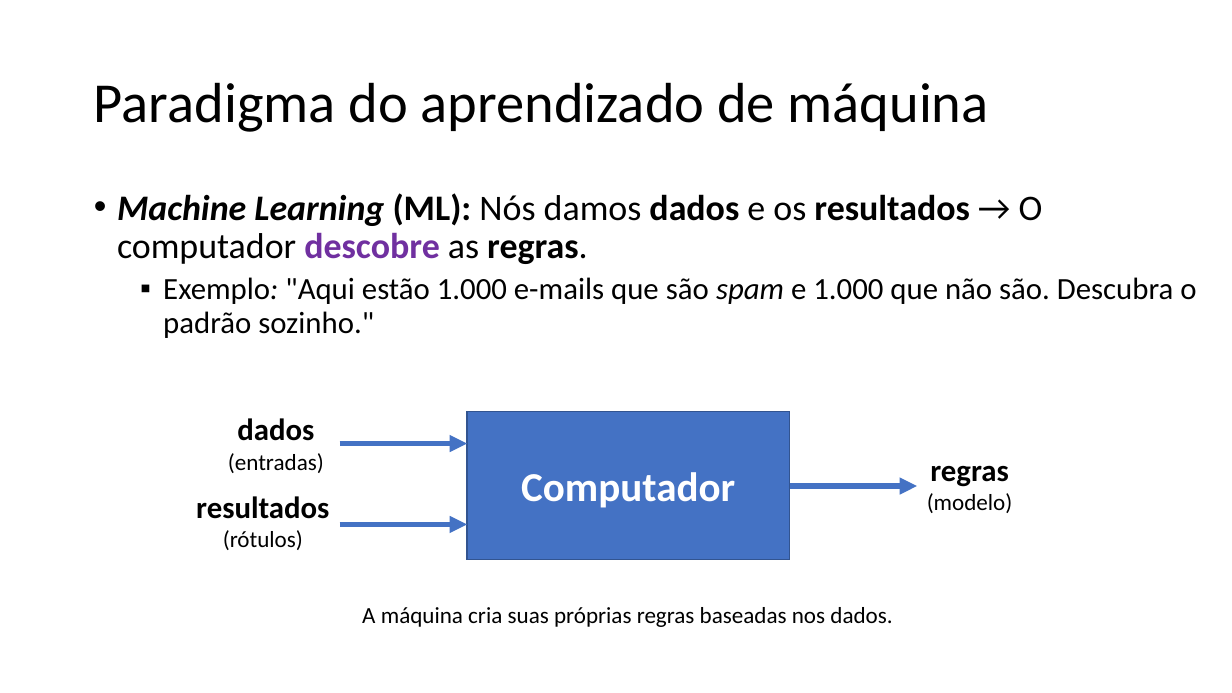
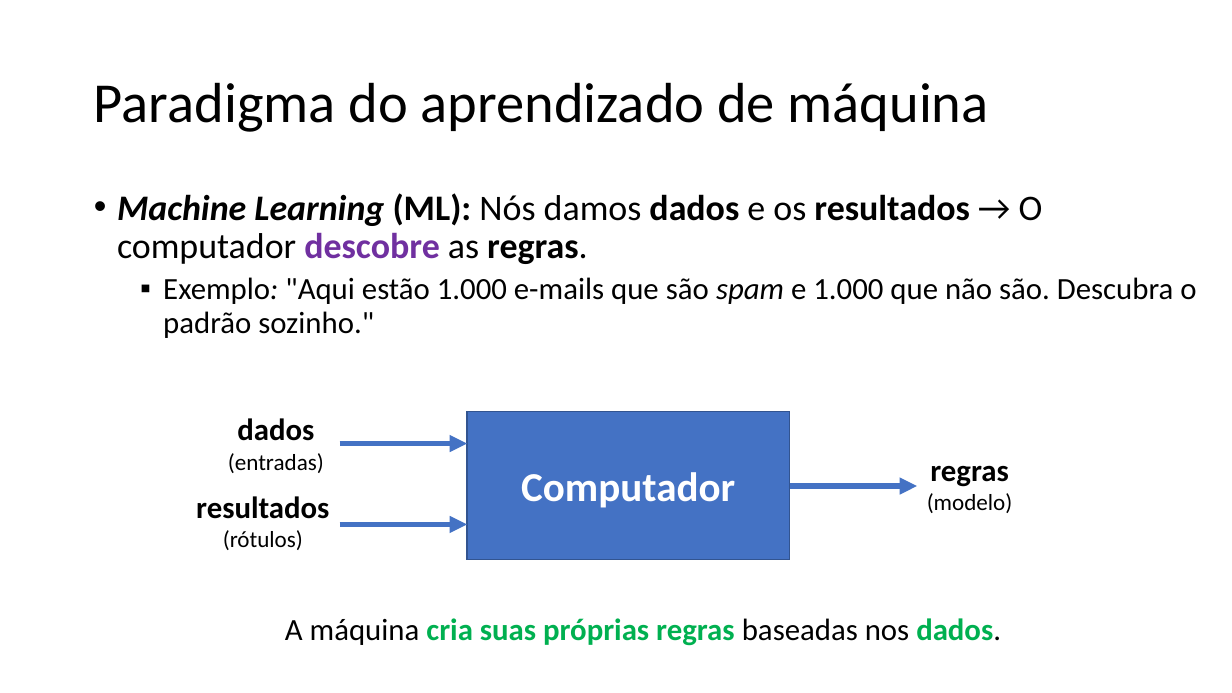
Before and after one commit to zz4fap/c24_inteligencia_artificial, a slide deck: slide 5 of slides/C24_Paradigmas.pptx. Drawn at 1232x693 pixels with LibreOffice and Linux fonts; fonts in the diff are those of the drawing. Boxes give left, top, right and bottom in pixels: in the first picture for what was removed or moved away, otherwise in the second. Text is boxed around its words. In the diff, an @@ line names an element or a change of style, - is before the commit and + after.

```diff
--- a/slides/C24_Paradigmas.pptx
+++ b/slides/C24_Paradigmas.pptx
@@ text "A máquina cria suas próprias ..." moved from (x1=362, y1=607, x2=892, y2=627) to (x1=285, y1=618, x2=1001, y2=646) @@
@@ text "A máquina cria suas próprias ..." at (x1=285, y1=618, x2=1001, y2=646): size 18 to 24 pt; text colour #000000 to #00B050, bold on in "cria suas próprias regras dados." @@
```
Also in this commit, not shown: 12 other slides changed, 1 slide added, 1 other file.
